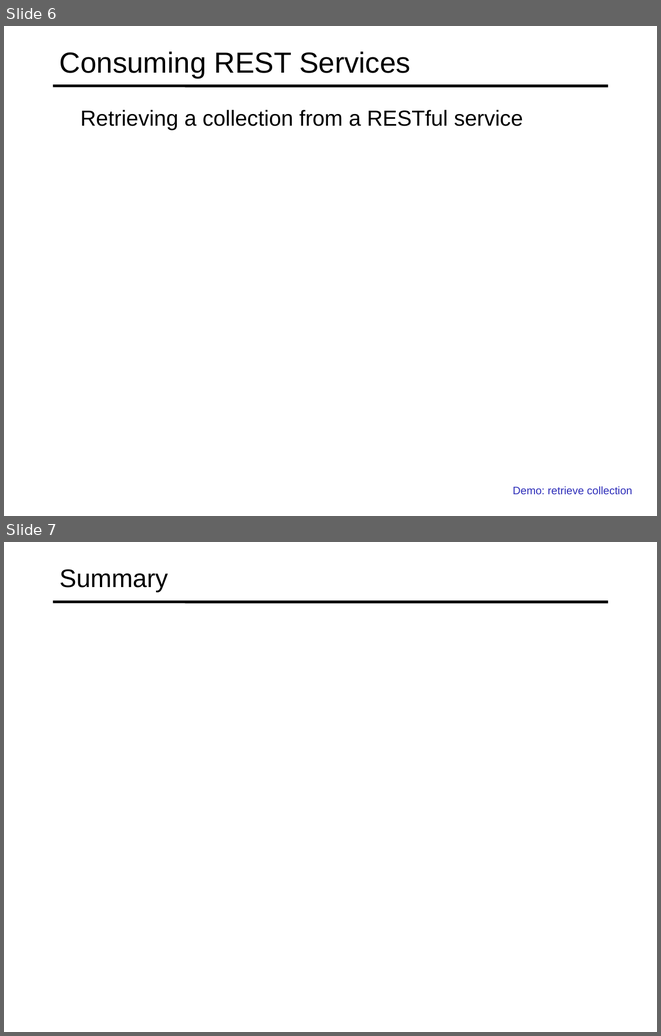
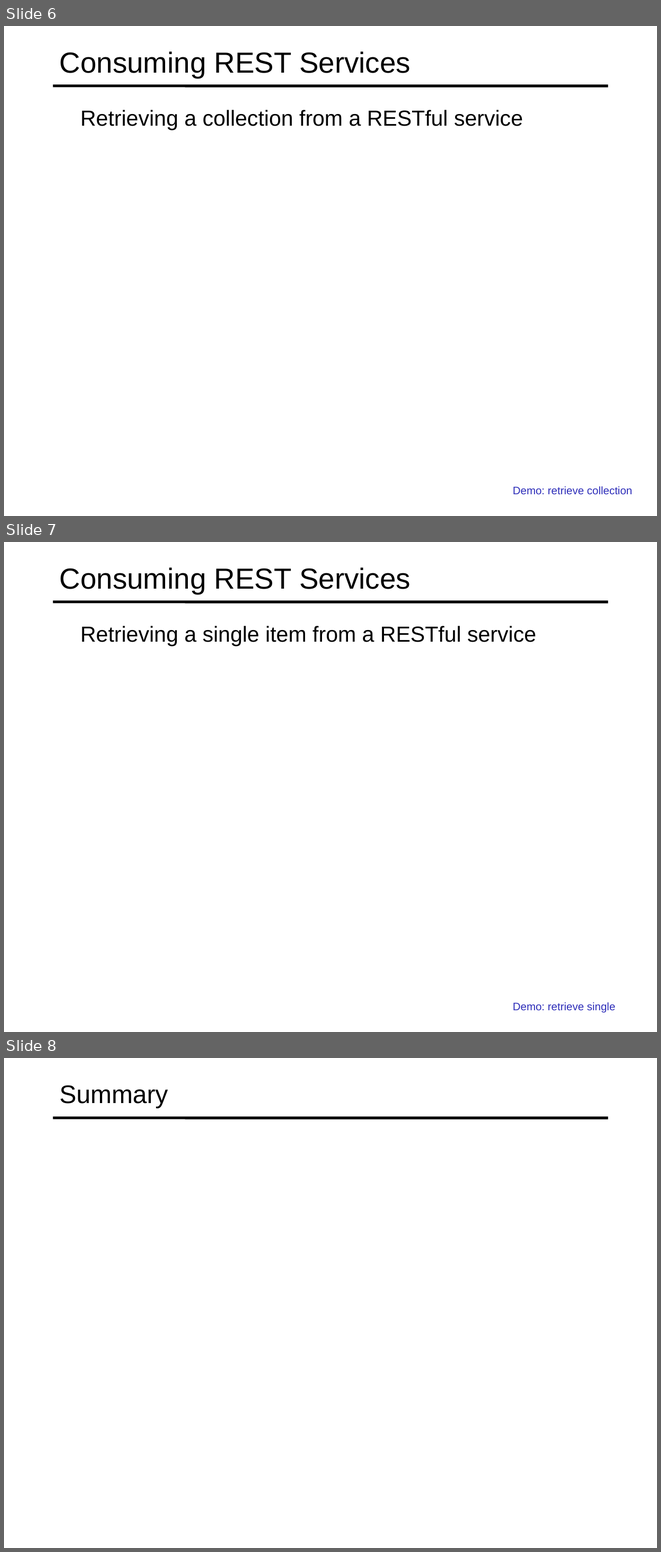
Before and after one commit to specter01wj/Jago_Link_Training, a slide deck: Angular/Angular12/Deep Dive/Angular HTTP Communication/1_Consuming REST Services/L1_Consuming REST Services.ppt. Shown one above the other, each under a label of ours: slides 6 and 7 before the commit, slides 6, 7 and 8 after it. The pictures are 661x1036 and 661x1552 pixels, drawn with LibreOffice and Linux fonts; fonts in the diff are those of the drawing. Boxes give left, top, right and bottom in pixels: in the first picture for what was removed or moved away, otherwise in the second. Text is boxed around its words. In the diff, an @@ line names an element or a change of style, - is before the commit and + after.

Commit message:
11/22/2021 v1

```diff
--- a/Angular/Angular12/Deep Dive/Angular HTTP Communication/1_Consuming REST Services/L1_Consuming REST Services.ppt
+++ b/Angular/Angular12/Deep Dive/Angular HTTP Communication/1_Consuming REST Services/L1_Consuming REST Services.ppt
@@ slide 7 added at (4, 542, 657, 1032), background #FFFFFF; not listed: 1 template element that a slide beside it also shows @@
@@ title added at (60, 567, 411, 594), 32 pt, text #000000 @@
+Consuming REST Services
@@ text added at (80, 626, 536, 646), 24 pt, text #000000 @@
+  Retrieving a single item from a RESTful service
@@ text added at (513, 1002, 616, 1013), 12 pt, text #2D2DB9 @@
+  Demo: retrieve single
@@ what was slide 7 is now slide 8 @@
```
